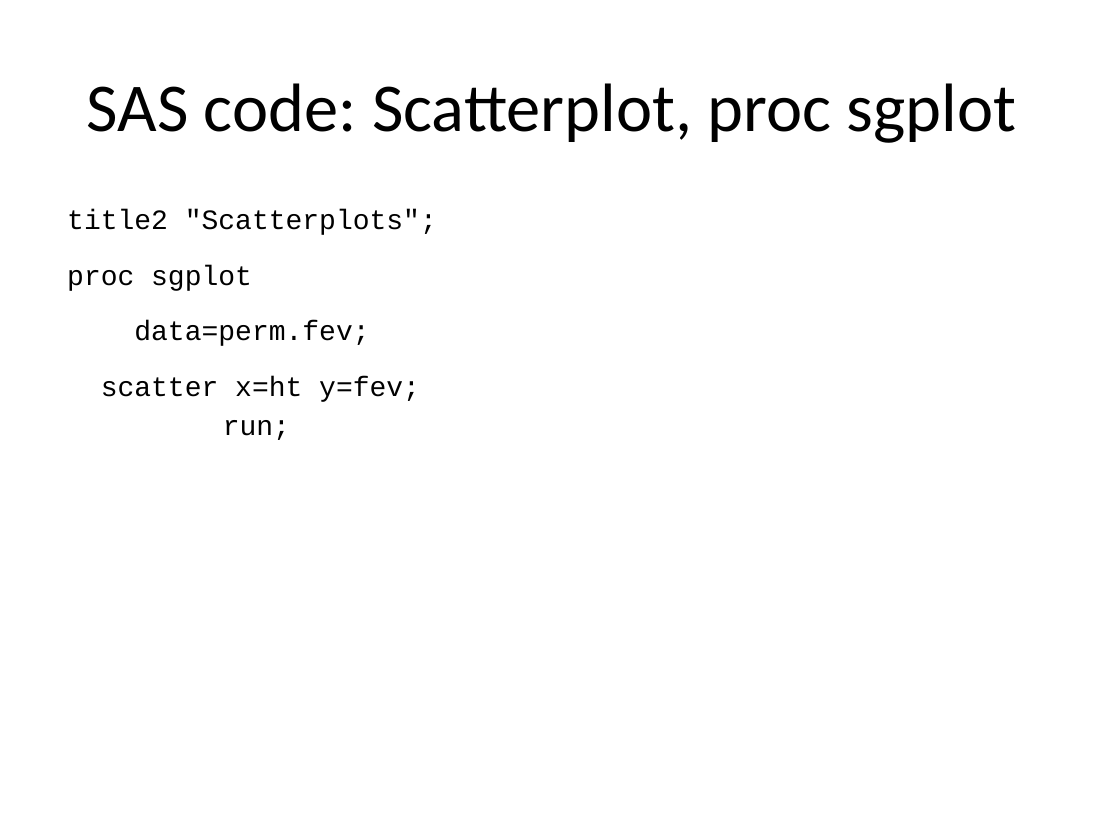
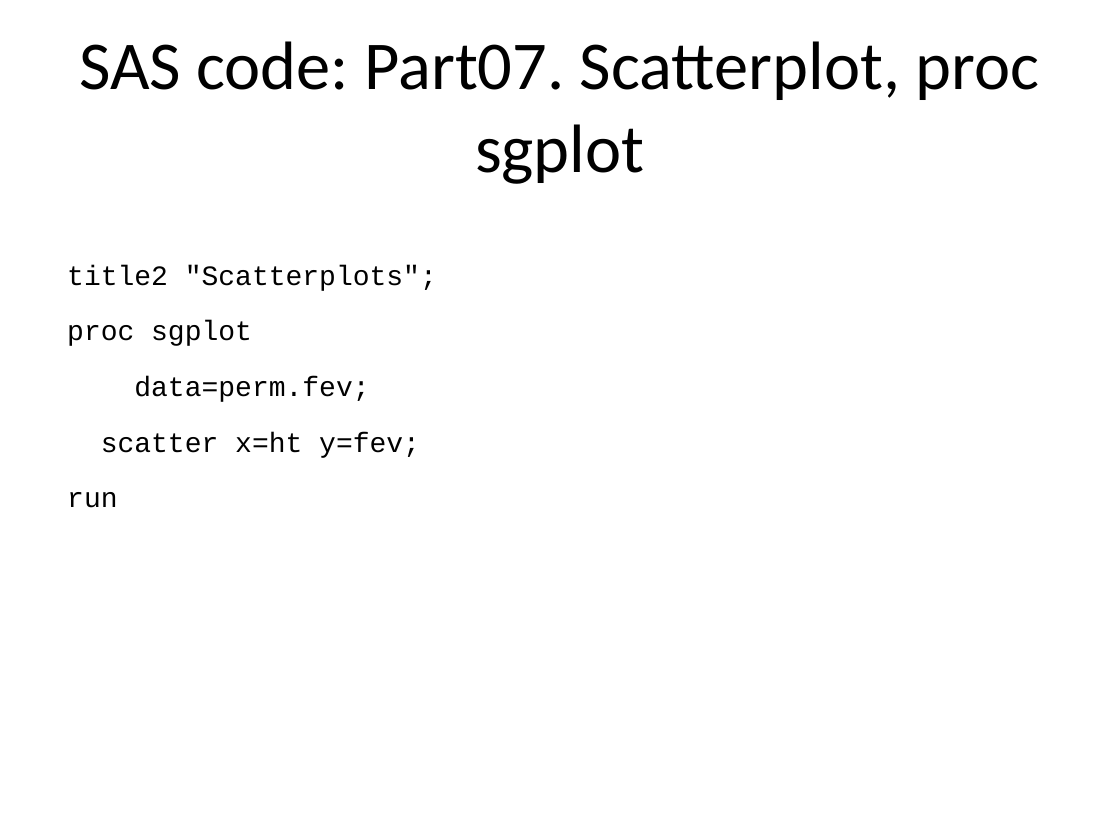
Before and after one commit to pmean/introduction-to-SAS, a slide deck: slide 15 of results/5507-05-simon-slides-and-speaker-notes.pptx. Drawn at 1120x840 pixels with LibreOffice and Linux fonts; fonts in the diff are those of the drawing. Boxes give left, top, right and bottom in pixels: in the first picture for what was removed or moved away, otherwise in the second. Text is boxed around its words. In the diff, an @@ line names an element or a change of style, - is before the commit and + after.

```diff
--- a/results/5507-05-simon-slides-and-speaker-notes.pptx
+++ b/results/5507-05-simon-slides-and-speaker-notes.pptx
@@ title at [79, 41, 1040, 184]: text changed @@
-SAS code: Scatterplot, proc sgplot
+SAS code: Part07. Scatterplot, proc sgplot
@@ text at [67, 265, 437, 508]: text changed @@
-title2 "Scatterplots";
-proc sgplot
-data=perm.fev;
-scatter x=ht y=fev;
-run;
+title2 "Scatterplots";
+proc sgplot
+data=perm.fev;
+scatter x=ht y=fev;
+run
```
Also in this commit, not shown: 22 other slides changed, 15 other files.
